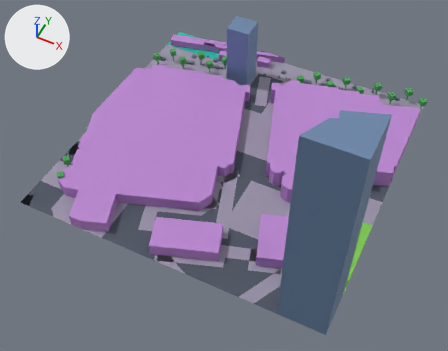
One commit to the glTF model public/maps/melbourne/chunks/4_-14.glb: the scene before it, then after it.
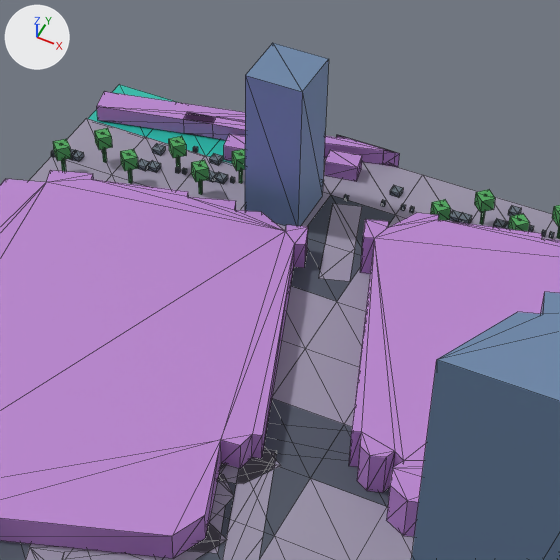
Each version is shown whole from a 50 mm lens placed at (606.9, 1468.9, 178.8), pointed at (541.6, 1599.5, 15.6), then close up on the part from 30% to 77% of the width and 0% to 60% of the height. The axes (+X, +Y, +Z) are drawn at upper left. The lights are the same throughout. The first two pictures are the older version. The close-ups show mesh edges as thin lines. Where no turn or scale is listed for an object, it has been applied to the vertices. Vertices at exactly the same position are counted once.

The scene before the commit, as lines of its bpy script (objects in view):
```python
me_mesh_0 = bpy.data.meshes.new('Mesh_0')
me_mesh_0.from_pydata(...)  # 1183 vertices, 1784 faces; spans x -60.6..60.6, y -60.6..60.6, z -40.1..40.1
# faces by material slot: [79, 187, 8, 6, 416, 32, 600, 456]
me_mesh_0.materials.append(mat_asphalt)  # greyish blue #4f5563
me_mesh_0.materials.append(mat_pavement)  # grey #9a93a8
me_mesh_0.materials.append(mat_grass)  # green #7ec84f
me_mesh_0.materials.append(mat_water)  # cyan #2ec2af
me_mesh_0.materials.append(mat_commercial)  # purple #b985cf
me_mesh_0.materials.append(mat_skyscraper)  # blue #718caf
me_mesh_0.materials.append(mat_vegetation)  # green #50a65d
me_mesh_0.materials.append(mat_prop)  # greyish blue #697681
ob_compiled_chunk = bpy.data.objects.new('compiled-chunk', me_mesh_0)
ob_compiled_chunk.location = (534.6, 1626.6, 40.2)
```
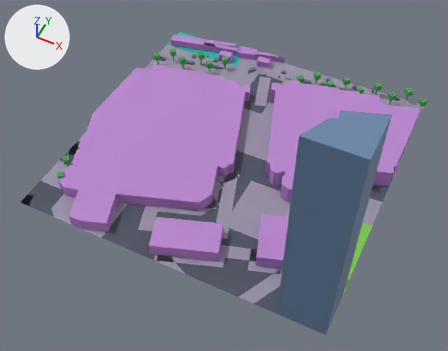
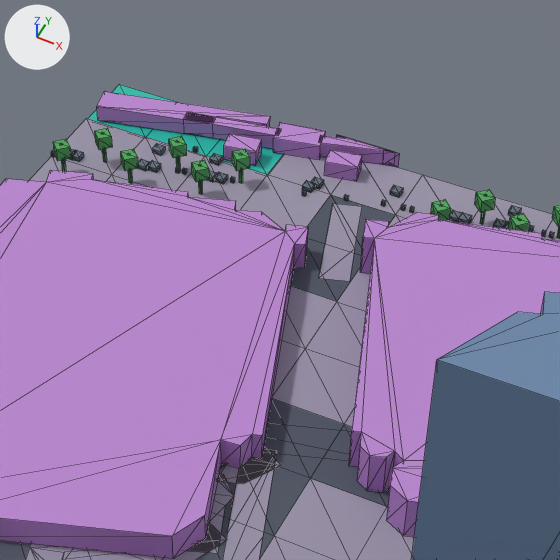
Pixel boxes (x1, y1, x2, y2) of what changed, in the close-ups (560 x 560 px):
```json
{"object": "compiled-chunk", "change": "reshaped", "before": [0, 43, 560, 560], "after": [0, 84, 560, 560]}
{"part": 1, "of": "me_mesh_0", "change": "deleted", "before": [245, 43, 329, 226], "on screen": "blue"}
```

Scene script edits in JSON lines:
```json
{"block": "me_mesh_0", "where": "# used by ob_compiled_chunk; location = (534.6, 1626.6, 40.2)"}
{"op": "remove", "block": "me_mesh_0", "code": "me_mesh_0.from_pydata(...)  # 1183 vertices, 1784 faces; spans x -60.6..60.6, y -60.6..60.6, z -40.1..40.1"}
{"op": "add", "block": "me_mesh_0", "code": "me_mesh_0.from_pydata(...)  # 1175 vertices, 1772 faces; spans x -60.6..60.6, y -60.6..60.6, z -40.1..40.1"}
{"block": "me_mesh_0", "change": "me_mesh_0 part 1: the loose piece of 8 vertices spanning x -23.5..-13.6, y 36.5..46.3, z -39.9..-12.3 is deleted"}
```
